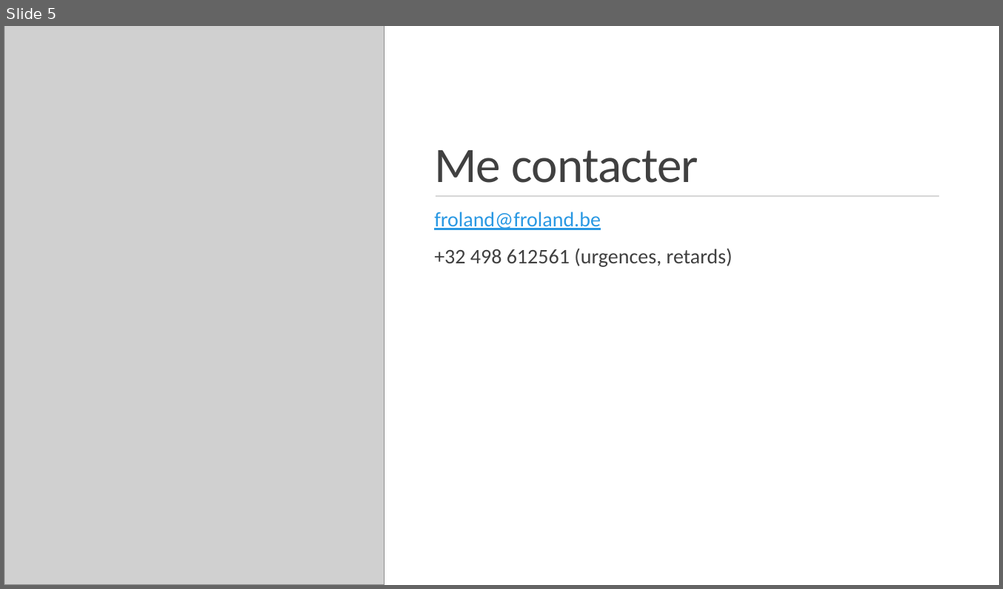
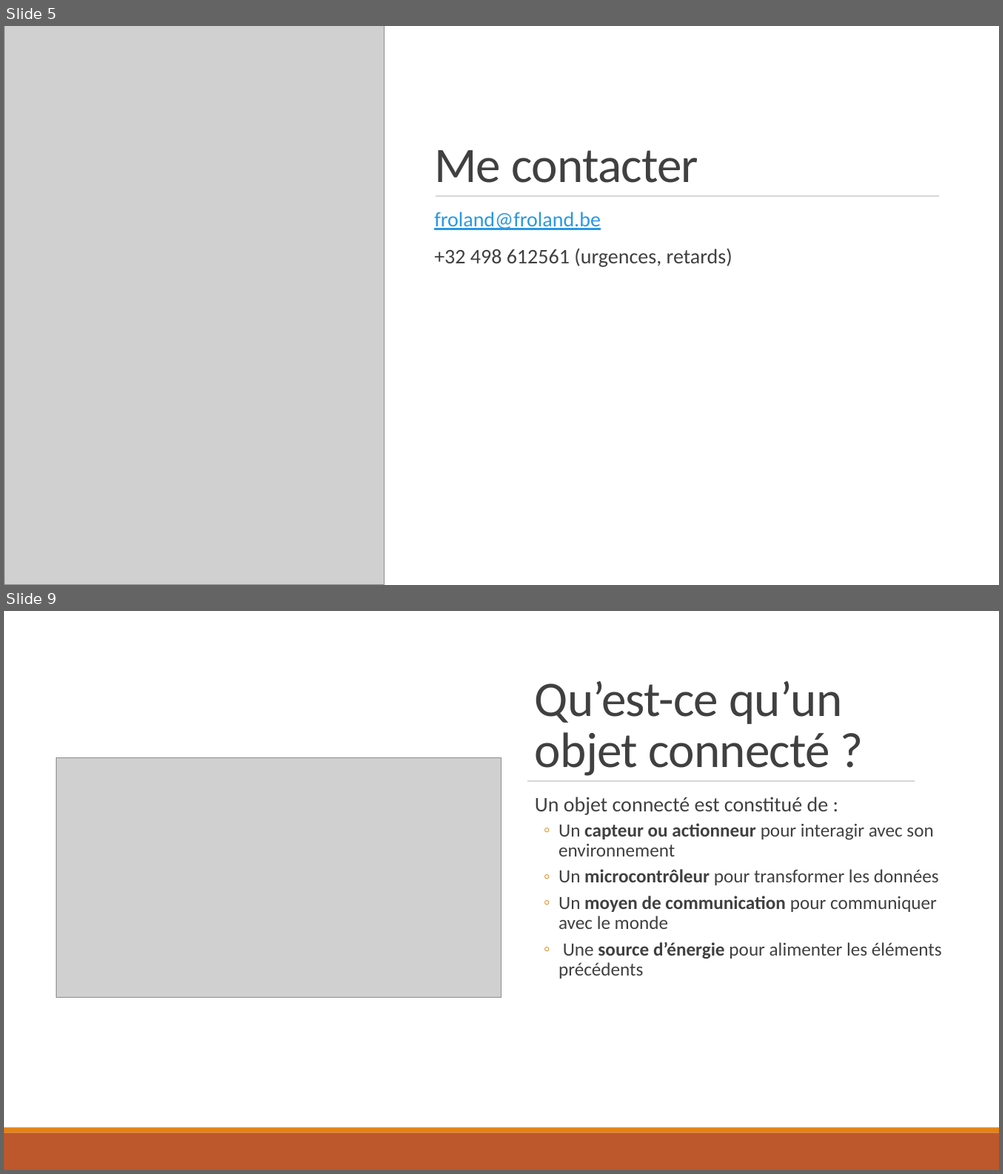
Before and after one commit to froland/cursus-iot-3days, a slide deck: Objets connectés.pptx. Shown one above the other, each under a label of ours: slide 5 before the commit, slides 5 and 9 after it; the slides between them are not shown. The pictures are 1003x589 and 1003x1174 pixels, drawn with LibreOffice and Linux fonts; fonts in the diff are those of the drawing; grey boxes stand for pictures. Boxes give left, top, right and bottom in pixels: in the first picture for what was removed or moved away, otherwise in the second. Text is boxed around its words. In the diff, an @@ line names an element or a change of style, - is before the commit and + after.

```diff
--- a/Objets connectés.pptx
+++ b/Objets connectés.pptx
@@ slide 9 added at (4,611,999,1170), background #FFFFFF @@
@@ rectangle added at (4,611,999,1128), fill #FFFFFF @@
@@ title added at (535,681,842,776), 48 pt, text #404040 @@
+Qu’est-ce qu’un objet connecté ?
@@ picture added at (57,758,501,998) @@
@@ line added from (527, 781) to (915, 781), #808080 0.5 pt @@
@@ text added at (535,797,942,979), 18 pt, text #404040 @@
+  Un objet connecté est constitué de :
+  ◦ Un capteur ou actionneur pour interagir avec son environnement
+  ◦ Un microcontrôleur pour transformer les données
+  ◦ Un moyen de communication pour communiquer avec le monde
+  ◦ Une source d’énergie pour alimenter les éléments précédents
@@ rectangle added at (4,1128,999,1133), fill #E48312 @@
@@ rectangle added at (4,1133,999,1170), fill #BD582C @@
```
Also in this commit, not shown: 1 slide changed, 16 other slides added, 2 other files.
